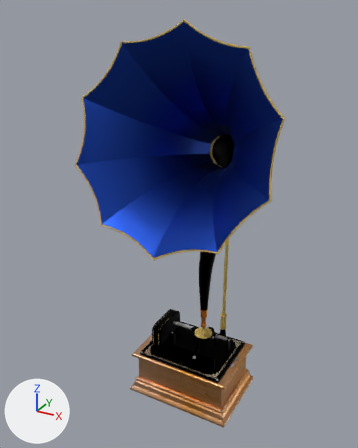
The glTF model public/gltf/edison.glb as it was, and as the next commit left it.
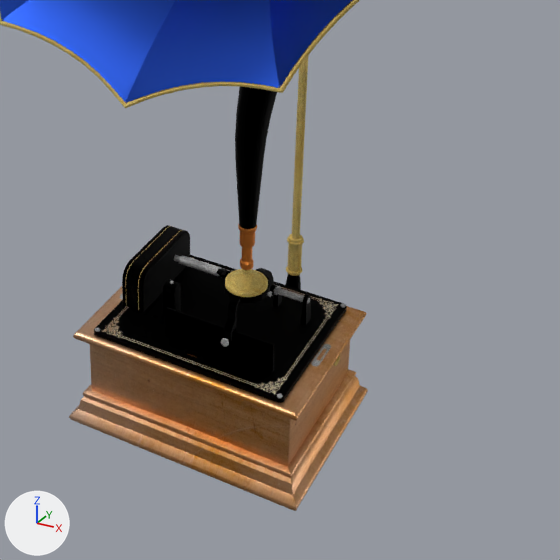
Each version is shown whole from a 50 mm camera at (0.531, -1.137, 1.142) aimed at (-0.082, -0.023, 0.584), then close up on the part from 28% to 93% of the width and 48% to 100% of the height. The axes (+X, +Y, +Z) are drawn at lower left. The lights are the same throughout. Where no turn or scale is listed for an object, it has been applied to the vertices. Vertices at the same position are counted once.

Script lines for the objects in view, before the commit:
```python
me_mesh_030 = bpy.data.meshes.new('Mesh.030')
me_mesh_030.from_pydata(...)  # 20055 vertices, 39850 faces; spans x -0.199..0.384, y -0.306..0.303, z -1.106..0.004
# faces by material slot: [4184, 16122, 6560, 1360, 880, 2424, 8320]
me_mesh_030.materials.append(mat_10___metal_texture)
me_mesh_030.materials.append(mat_01___rough)
me_mesh_030.materials.append(mat_07___black_metal)  # black #000000
me_mesh_030.materials.append(mat_03___frame)
me_mesh_030.materials.append(mat_06___orange_paint)  # orange #dc843b
me_mesh_030.materials.append(mat_02___wood_texture)
me_mesh_030.materials.append(mat_04___deep_blue_paint)  # blue #1c3b90
ob_body = bpy.data.objects.new('Body', me_mesh_030)
ob_body.location = (-0.045, 0.003, 0.008)
ob_body.rotation_euler = (-3.139, -0.0237, -0.403)  # degrees (-180, -1.4, -23)
```
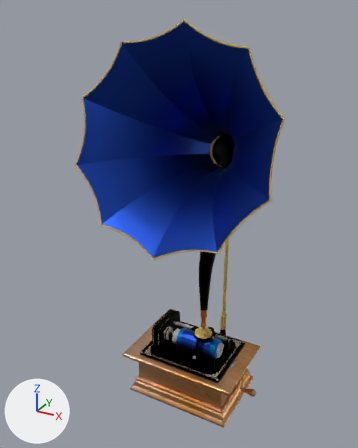
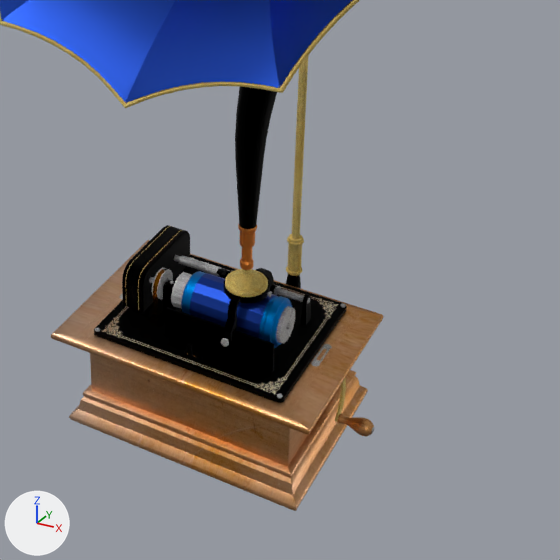
Pixel boxes (x1, y1, x2, y2) of what changed, in the close-ups (560 x 560 px):
```json
{"object": "Body", "change": "reshaped, turned", "before": [0, 0, 368, 511], "after": [0, 0, 383, 511]}
{"object": "Rotor", "change": "added", "after": [149, 268, 295, 348], "on screen": "blue", "faces in mat_04___deep_blue_paint (blue #1c3b90)": [190, 273, 277, 339], "faces in mat_05___blue_paint (blue #0071bc)": [181, 271, 292, 348], "faces in mat_10___metal_texture": [149, 268, 295, 344]}
{"object": "Crank", "change": "added", "after": [335, 377, 374, 436], "faces in mat_02___wood_texture": [338, 414, 374, 436], "faces in mat_01___rough": [335, 377, 346, 422]}
{"object": "Belt", "change": "added", "after": [152, 269, 168, 319]}
```

The change, as JSON lines over the scene's bpy script:
```json
{"op": "add", "block": "mat_05___blue_paint", "code": ["mat_05___blue_paint = principled_material('05 - blue paint')", "mat_05___blue_paint.base_color = (0.0, 0.165, 0.502)  # blue #0071bc", "mat_05___blue_paint.metallic = 1.0", "mat_05___blue_paint.roughness = 0.434"]}
{"op": "add", "block": "mat_09___brown_paint", "code": ["mat_09___brown_paint = principled_material('09 - brown paint')", "mat_09___brown_paint.base_color = (0.173, 0.0549, 0.0)  # brown #734200", "mat_09___brown_paint.metallic = 1.0", "mat_09___brown_paint.roughness = 0.2"]}
{"block": "me_mesh_030", "where": "# used by ob_body; location = (-0.045, 0.003, 0.008); rotation_euler = (-3.139, -0.0237, -0.403), in degrees (-180, -1.4, -23)"}
{"op": "remove", "block": "me_mesh_030", "code": "me_mesh_030.from_pydata(...)  # 20055 vertices, 39850 faces; spans x -0.199..0.384, y -0.306..0.303, z -1.106..0.004"}
{"op": "add", "block": "me_mesh_030", "code": "me_mesh_030.from_pydata(...)  # 20055 vertices, 39850 faces; spans x -0.204..0.293, y -0.295..0.311, z 0.0..1.109"}
{"block": "me_mesh_030", "change": "me_mesh_030 part 1: 13204 of 20055 vertices moved; they spanned x -0.199..0.384, y -0.211..0.303, z -1.106..0.004 and now span x -0.204..0.293, y -0.295..0.205, z 0.0..1.109; mean shift (-0.026, -0.066, 0.999); largest move (0.126, 0.119, -1.106) -> (0.044, -0.151, 1.109)"}
{"op": "add", "block": "me_mesh_004", "code": ["me_mesh_004 = bpy.data.meshes.new('Mesh.004')", "me_mesh_004.from_pydata(...)  # 1233 vertices, 2332 faces; spans x -0.051..0.183, y -0.032..0.032, z -0.031..0.032", "# faces by material slot: [1082, 288, 962]", "me_mesh_004.materials.append(mat_10___metal_texture)", "me_mesh_004.materials.append(mat_04___deep_blue_paint)  # blue #1c3b90", "me_mesh_004.materials.append(mat_05___blue_paint)  # blue #0071bc"]}
{"op": "add", "block": "me_mesh_010", "code": ["me_mesh_010 = bpy.data.meshes.new('Mesh.010')", "me_mesh_010.from_pydata(...)  # 568 vertices, 1120 faces; spans x -0.0077..0.0647, y -0.0481..0.0065, z -0.0698..0.0065", "# faces by material slot: [560, 440, 120]", "me_mesh_010.materials.append(mat_02___wood_texture)", "me_mesh_010.materials.append(mat_01___rough)", "me_mesh_010.materials.append(mat_10___metal_texture)"]}
{"op": "add", "block": "me_mesh_002", "code": ["me_mesh_002 = bpy.data.meshes.new('Mesh.002')", "me_mesh_002.from_pydata(...)  # 112 vertices, 220 faces; spans x -0.006..0.003, y -0.0199..0.0197, z -0.0369..0.0367", "me_mesh_002.materials.append(mat_09___brown_paint)  # brown #734200"]}
{"op": "set", "path": "ob_body.rotation_euler", "old": "(-3.139, -0.0237, -0.403)", "new": "(0.0, 0.0, 0.0)", "note": "degrees (-180, -1.4, -23) -> degrees (0, 0, 0)"}
{"op": "add", "block": "ob_rotor", "code": ["ob_rotor = bpy.data.objects.new('Rotor', me_mesh_004)", "ob_rotor.location = (-0.123, -0.017, 0.198)"]}
{"op": "add", "block": "ob_crank", "code": ["ob_crank = bpy.data.objects.new('Crank', me_mesh_010)", "ob_crank.location = (0.104, 0.047, 0.117)"]}
{"op": "add", "block": "ob_belt", "code": ["ob_belt = bpy.data.objects.new('Belt', me_mesh_002)", "ob_belt.location = (-0.123, -0.017, 0.18)"]}
```
